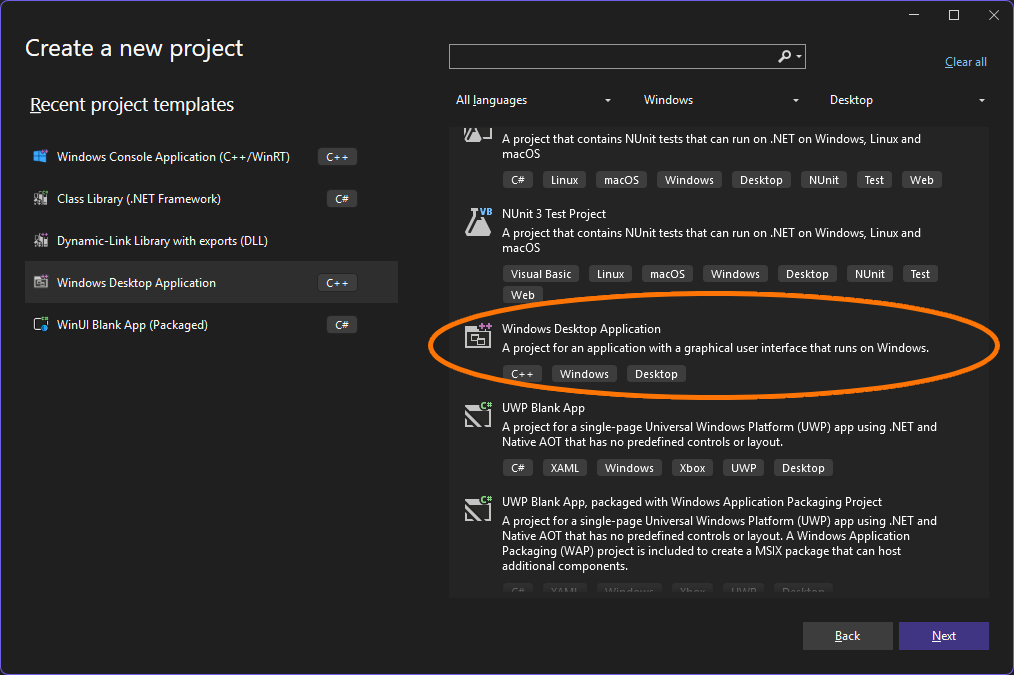
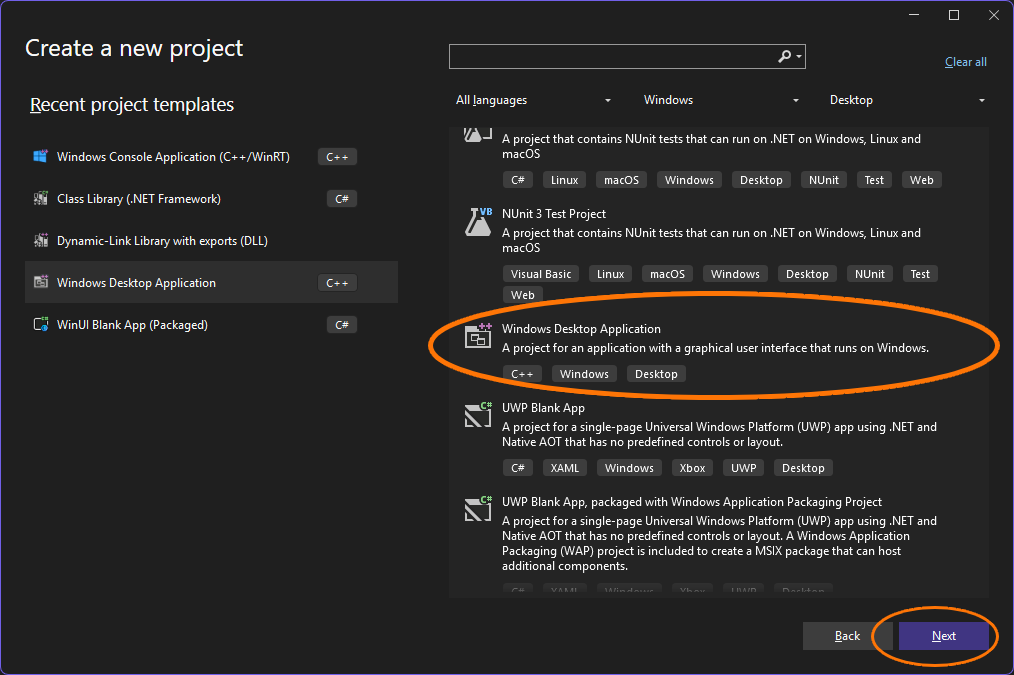
Comparing the layer stacks of the two 1014px x 675px images. Changes:
painted on "Background" over [871, 606, 999, 667]
